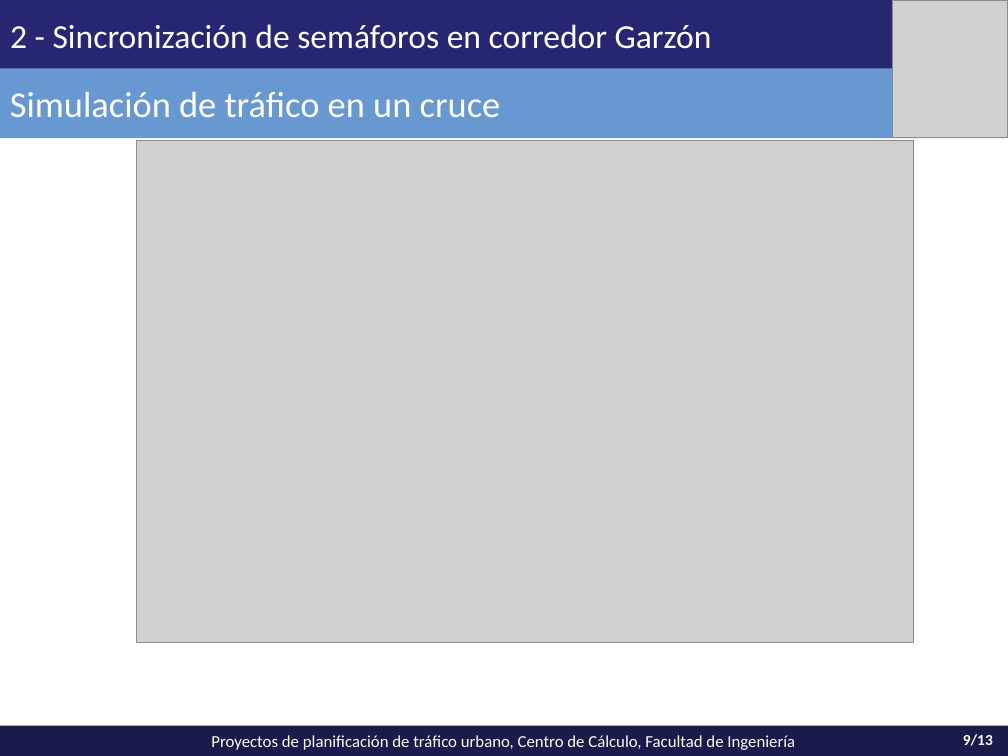
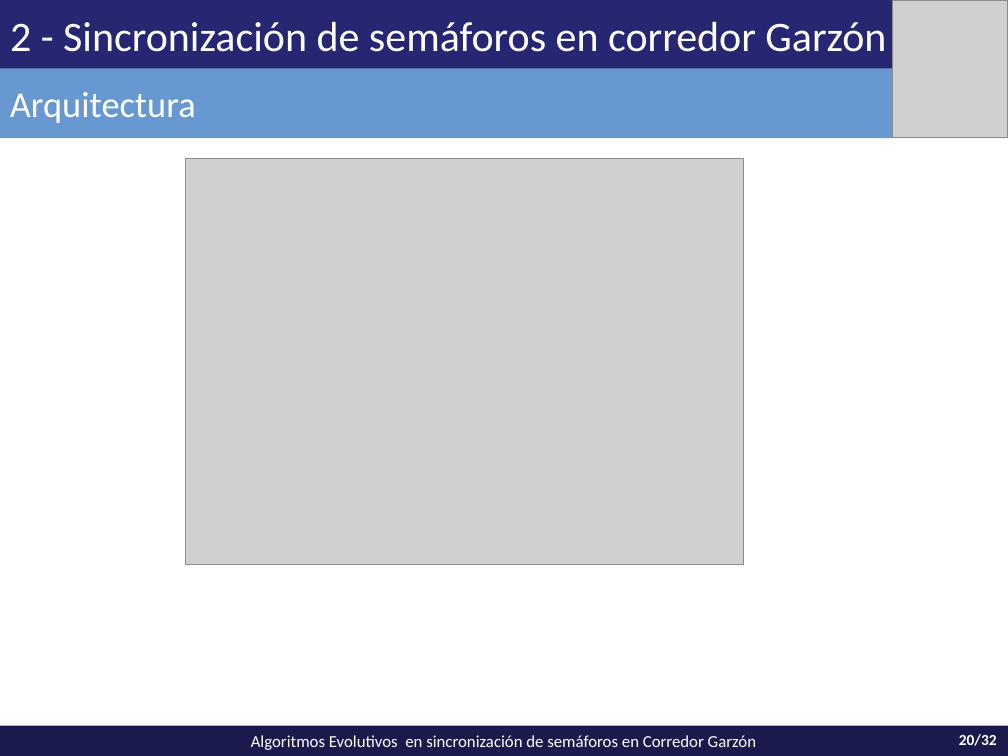
Before and after one commit to vitogit/proyecto-grado-garzon-2014, a slide deck: slide 20 of presentacion/Presentacion Garzon.pptx (slide 9 before the commit). Drawn at 1008x756 pixels with LibreOffice and Linux fonts; fonts in the diff are those of the drawing; grey boxes stand for pictures. Boxes give left, top, right and bottom in pixels: in the first picture for what was removed or moved away, otherwise in the second. Text is boxed around its words. In the diff, an @@ line names an element or a change of style, - is before the commit and + after.

```diff
--- a/presentacion/Presentacion Garzon.pptx
+++ b/presentacion/Presentacion Garzon.pptx
@@ title "2 - Sincronización de semáforos ..." at [0,0,1008,70]: size 24 to 30 pt @@
@@ text in rectangle at [10,92,196,123]: text changed @@
-Simulación de tráfico en un cruce
+Arquitectura
@@ picture: place and size @@
-picture at [136,141,913,643]
+picture at [185,158,743,564]
@@ text in rectangle at [251,735,756,750]: text changed @@
-Proyectos de planificación de tráfico urbano, Centro de Cálculo, Facultad de Ingeniería
+Algoritmos Evolutivos en sincronización de semáforos en Corredor Garzón
@@ page number at [959,734,997,746]: text changed @@
-9/13
+20/32
```
Also in this commit, not shown: 9 other slides changed, 27 slides added, 3 slides removed.
